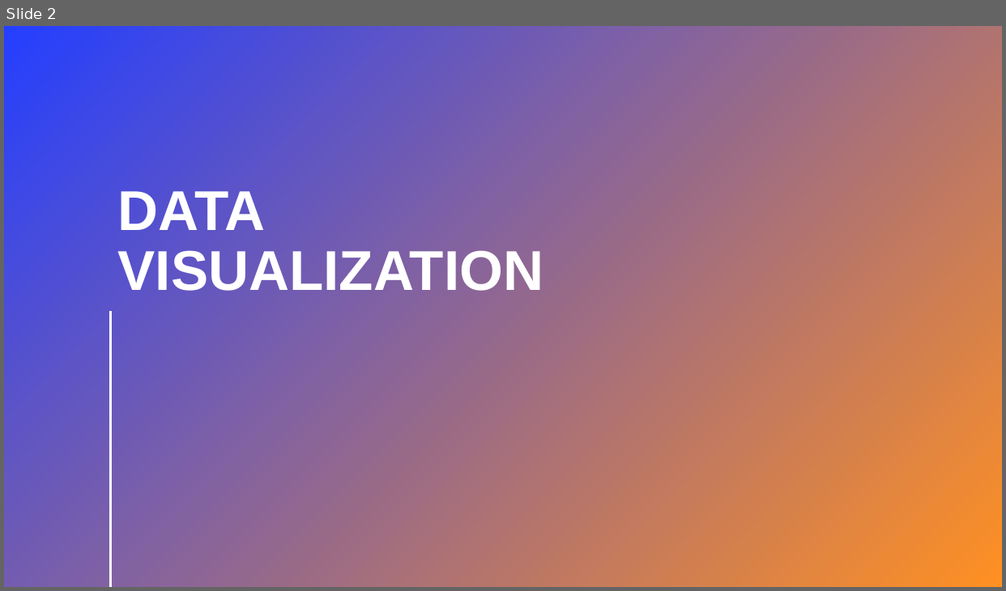
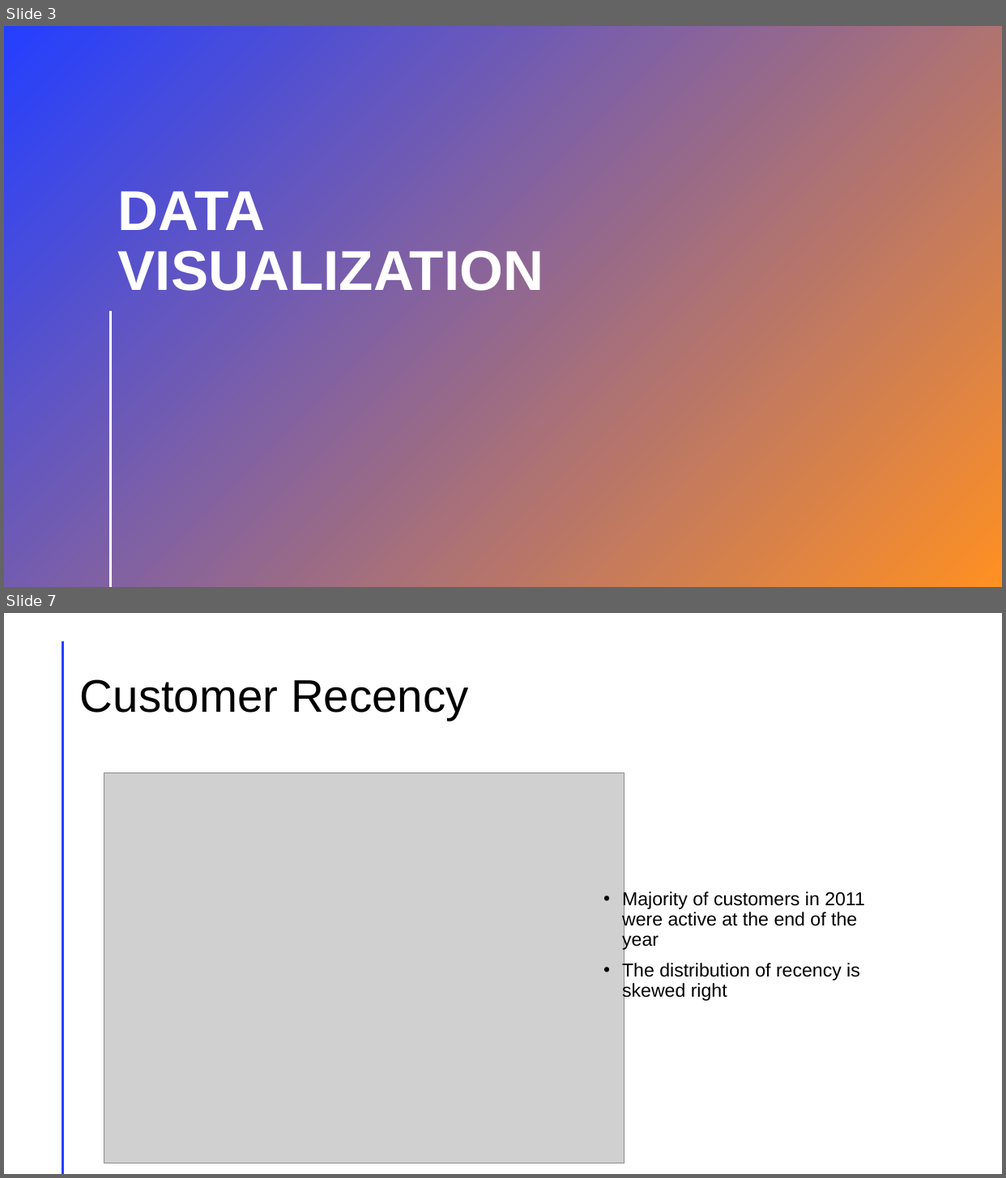
Before and after one commit to lotus17/springboard, a slide deck: Capstone 1_CLTV Calculation e-Commerce Project.pptx. Shown one above the other, each under a label of ours: slide 2 before the commit, slides 3 and 7 after it; the slides between them are not shown. The pictures are 1006x591 and 1006x1178 pixels, drawn with LibreOffice and Linux fonts; fonts in the diff are those of the drawing; grey boxes stand for pictures. Boxes give left, top, right and bottom in pixels: in the first picture for what was removed or moved away, otherwise in the second. Text is boxed around its words. In the diff, an @@ line names an element or a change of style, - is before the commit and + after.

```diff
--- a/Capstone 1_CLTV Calculation e-Commerce Project.pptx
+++ b/Capstone 1_CLTV Calculation e-Commerce Project.pptx
@@ slide 7 added at (4,613,1002,1174), background #FFFFFF; not listed: 1 template element that a slide beside it also shows @@
@@ title added at (80,679,469,720), 44 pt, text #000000 @@
+Customer Recency
@@ picture added at (104,773,624,1163) @@
@@ text added at (622,891,865,1001), 18 pt, text #000000 @@
+• Majority of customers in 2011 were active at the end of the year
+• The distribution of recency is skewed right
@@ what was slide 2 is now slide 3 @@
```
Also in this commit, not shown: 1 slide changed, 6 other slides added.
